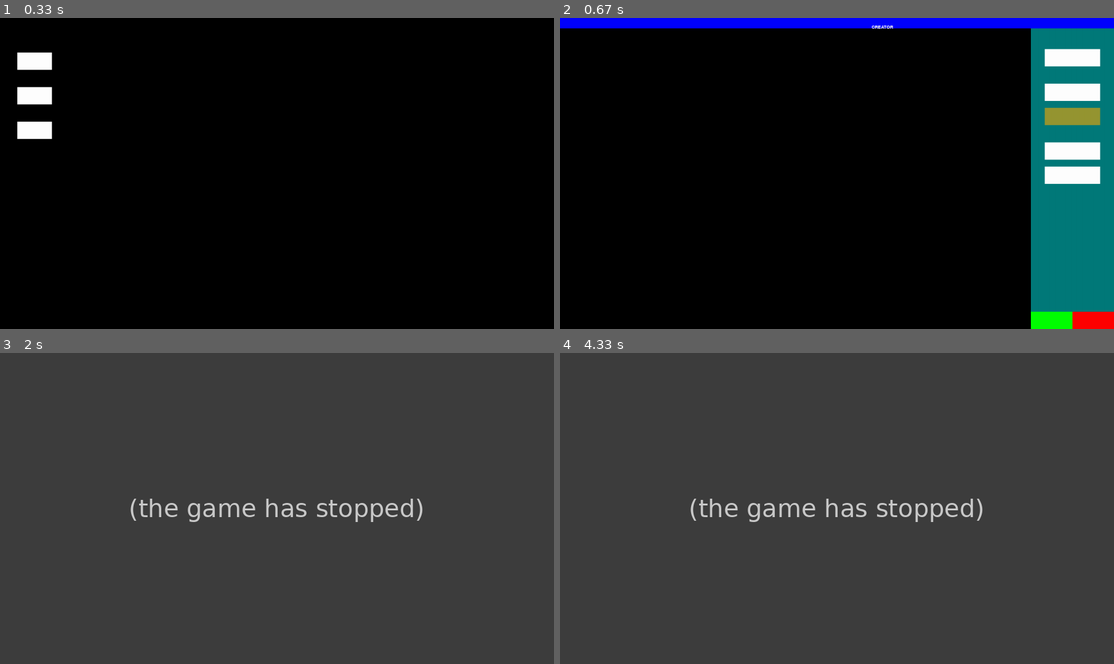
Above: before the commit, frames 1-4 (two rows, left to right).
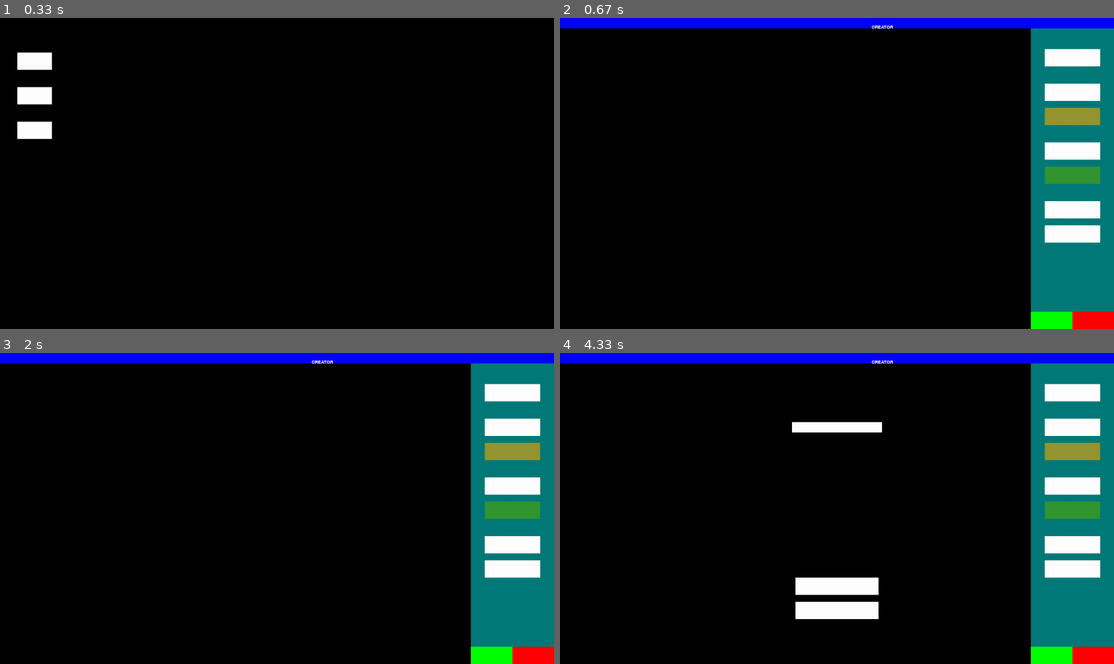
Above: after the commit, the same moments.

Repository: Markuss2b/td
Game: pygame game, started from main.py
The game is run twice, just before and just after one commit, with the same random seed, the same clock (stepped at 60 frames per second) and the same inputs.
Inputs (mouse positions are in pixels of both pictures, inside the frame that each line leads up to):
- Up to frame 1 (0.33 s): no input
- Up to frame 2 (0.67 s): click (593, 95) at 0.38 s
- Up to frame 3 (2 s): click (509, 393) at 0.72 s; click (105, 461) at 1.05 s; click (509, 486) at 1.38 s; click (288, 402) at 1.72 s
- Up to frame 4 (4.33 s): hold Esc 2.5-2.97 s; click (1069, 393) at 4.05 s

Frame 1 is identical in both runs. In frame 2, 1.7% of the frame differs, in the area x 87-98%, y 47-73%; in frame 3, 100%, in the area x 0-100%, y 0-100%; in frame 4, 100%.
Error before the commit: AttributeError: 'NoneType' object has no attribute 'get_tower_availability_map' (td_map_crea...; the game stopped at 1.73 s (later frames are placeholders)

Commit message:
Added obstacle selection menu. Added more functions for menus, to repeat less code

Diff:
--- a/td_map_creator.py
+++ b/td_map_creator.py
@@ -1,7 +1,7 @@
 import pygame
 import os
 from func import draw_text
-from model.map.map import Map, Location
+from model.map.map import Map, Location, Obstacle
 from model.map.tile_type_enum import get_tile_types
 
 # FIXME: Clicking on X returns to menu (Should quit the program)
@@ -29,18 +29,21 @@
 
         # Boolean for selecting map menu pop up
         self.load_map_menu = False
-
-        # Boolean for selecting tiles in menu
+        # Boolean for selecting tiles and obstacles in menu
         self.load_tile_menu = False
+        self.load_obstacle_menu = False
 
         # Function in tile_type_enum. Returns Dict  Example={"Grass": ["Grass1", "Grass2"]}
         self.all_tile_types = get_tile_types()
         self.selected_visual_tile_type = "None"
 
+        self.all_obstacles = self.get_obstacles_from_image_folder()
+        self.selected_obstacle = "None"
+
         # Boolean for on click actions
         self.click = False
 
-        # Which editing view has been selected, Path, Tower availability, Visual tiles
+        # Which editing view has been selected, Path, Tower availability, Visual tiles, Obstacles
         self.selected_view_mode = "Tiles"
 
         self.selected_sequence = "first_path"
@@ -57,14 +60,13 @@
         # Tiles are 85x85
         self.tile_size = 85
 
+        self.counter = 0
         self.td_map_creator_loop()
 
 
     def td_map_creator_loop(self):
-        counter = 0
-
         while self.running:
-            counter += 1
+            self.counter += 1
 
             self.screen.fill((0,0,0))
 
@@ -119,8 +121,13 @@
             pygame.draw.rect(self.screen, (255, 255, 255), see_tiles)
             pygame.draw.rect(self.screen, (150, 150, 50), open_tile_menu_button)
 
-            see_tower_avail = pygame.Rect(1400, 360, 160, 50)
-            see_sequence = pygame.Rect(1400, 430, 160, 50)
+            see_obstacles = pygame.Rect(1400, 360, 160, 50)
+            open_obstacle_menu = pygame.Rect(1400, 430, 160, 50)
+            pygame.draw.rect(self.screen, (255, 255, 255), see_obstacles)
+            pygame.draw.rect(self.screen, (50, 150, 50), open_obstacle_menu)
+
+            see_tower_avail = pygame.Rect(1400, 530, 160, 50)
+            see_sequence = pygame.Rect(1400, 600, 160, 50)
             pygame.draw.rect(self.screen, (255, 255, 255), see_tower_avail)
             pygame.draw.rect(self.screen, (255, 255, 255), see_sequence)
 
@@ -131,7 +138,7 @@
                 self.handle_path_buttons(add_path_button, remove_path_button, seq_rec)
 
             # For now, have to manually add if i add any buttons
-            self.handle_buttons(select_map, save_button, exit_button, see_tiles, see_tower_avail, see_sequence, tile_map, open_tile_menu_button)
+            self.handle_buttons(select_map, save_button, exit_button, see_tiles, see_tower_avail, see_sequence, tile_map, open_tile_menu_button, open_obstacle_menu, see_obstacles)
 
 
             draw_text("CREATOR", self.font, (255, 255, 255), self.screen, 900, 20)
@@ -145,6 +152,7 @@
                     if event.key == pygame.K_ESCAPE:
                         self.load_map_menu = False
                         self.load_tile_menu = False
+                        self.load_obstacle_menu = False
 
                         # Without this click would stay TRUE (if clicked on anything) and would click on anything hovered after closing the POP-UP
                         self.click = False
@@ -167,7 +175,7 @@
             self.clock.tick(60)
 
 
-    def handle_buttons(self, select_map, save_button, exit_button, see_tiles, see_tower_avail, see_sequence, tile_map, open_tile_menu_button):
+    def handle_buttons(self, select_map, save_button, exit_button, see_tiles, see_tower_avail, see_sequence, tile_map, open_tile_menu_button, open_obstacle_menu, see_obstacles):
 
         # Map menu pop up and its functionality
         # FIXME: MAX 10 MAPS
@@ -176,6 +184,8 @@
             self.create_new_map(map_menu_left, map_menu_top, map_menu_width, map_menu_length)
         elif self.load_tile_menu == True:
             self.open_tile_menu()
+        elif self.load_obstacle_menu == True:
+            self.open_obstacle_menu()
 
         # Main Map Creator UI Buttons
         else:
@@ -200,7 +210,17 @@
 
             if open_tile_menu_button.collidepoint(self.mx, self.my):
                 if self.click:
-                    self.load_tile_menu = True
+                    if self.selected_view_mode == "Tiles":
+                        self.load_tile_menu = True
+
+            if see_obstacles.collidepoint(self.mx, self.my):
+                if self.click:
+                    self.selected_view_mode = "Obstacles"
+
+            if open_obstacle_menu.collidepoint(self.mx, self.my):
+                if self.click:
+                    if self.selected_view_mode == "Obstacles":
+                        self.load_obstacle_menu = True
 
             if see_tower_avail.collidepoint(self.mx, self.my):
                 if self.click:
@@ -209,8 +229,6 @@
             if see_sequence.collidepoint(self.mx, self.my):
                 if self.click:
                     self.selected_view_mode = "Sequence"
-                    # TODO: Create sequence view
-                    # Clicking tile either adds a number if possible, or removes a number if number already exists
 
 
             # For selecting tiles in the map
@@ -281,10 +299,7 @@
 
                     self.map_selected.recreate_map_from_folder()
 
-        # If Click outside of Map menu, close map menu
-        if not map_menu.collidepoint(self.mx, self.my):
-            if self.click:
-                self.load_map_menu = False
+        self.click_outside_menu(map_menu)
 
         return map_menu_left, map_menu_top, map_menu_width, map_menu_length
 
@@ -345,23 +360,70 @@
             base_y += self.tile_size + 20
             base_x = tile_menu_left + 20
 
-
-        # For selecting which visual tile will be used for placement
-        for tile_type in all_tile_type_rect:
-            if tile_type[0].collidepoint(self.mx, self.my):
-                if self.click:
-                    self.selected_visual_tile_type = tile_type[1]
+        self.select_menu_functionality(self.selected_view_mode, all_tile_type_rect, tile_menu)
+
+
+    # TODO: Maybe try to make a function for similar menus
+    def open_obstacle_menu(self):
+        obstacle_menu_left = 370
+        obstacle_menu_top = 100
+        obstacle_menu_width = 545
+        obstacle_menu_length = 700
+        obstacle_menu = pygame.Rect(obstacle_menu_left, obstacle_menu_top, obstacle_menu_width, obstacle_menu_length)
+        pygame.draw.rect(self.screen, (0, 0, 0), obstacle_menu)
+
+        all_obstacle_rect = []
+        base_x = obstacle_menu_left + 20
+        base_y = obstacle_menu_top + 20
+
+        for i in range(len(self.all_obstacles)):
+            # 5 in a row
+            if (i+1) % 6 == 0:
+                base_x = obstacle_menu_left + 20
+                base_y += (i+1) / 5 * self.tile_size + 20
+
+            obstacle_name = self.all_obstacles[i]
+            # Draws the obstacle images
+            obstacle_img = pygame.image.load(f'images/Obstacles/{obstacle_name}')
+            obstacle_img = pygame.transform.scale(obstacle_img, (self.tile_size, self.tile_size))
+            self.screen.blit(obstacle_img, (base_x, base_y))
+
+            obstacle_rect = pygame.Rect(base_x, base_y, self.tile_size, self.tile_size)
+
+            all_obstacle_rect.append([obstacle_rect, obstacle_name])
+
+            base_x += self.tile_size + 20
+
+        self.select_menu_functionality(self.selected_view_mode, all_obstacle_rect, obstacle_menu)
+
+
+    def select_menu_functionality(self, menu_type, all_something_rect, something_menu):
+
+        # For selecting which obstacle will be used for placement
+        for something_rect in all_something_rect:
+            if something_rect[0].collidepoint(self.mx, self.my):
+                if self.click:
+                    if menu_type == "Obstacles":
+                        self.selected_obstacle = something_rect[1]
+                    elif menu_type == "Tiles":
+                        self.selected_visual_tile_type = something_rect[1]
 
             # Adds a border on the selected Tile
-            if tile_type[1] == self.selected_visual_tile_type:
-                selected_tile_img = pygame.image.load(f'images/Assets/select.png')
-                selected_tile_img = pygame.transform.scale(selected_tile_img, (self.tile_size, self.tile_size))
-                self.screen.blit(selected_tile_img, (tile_type[0].x, tile_type[0].y))
-
-        # If Click outside of Map menu, close map menu
-        if not tile_menu.collidepoint(self.mx, self.my):
+            if menu_type == "Obstacles" and something_rect[1] == self.selected_obstacle or menu_type == "Tiles" and something_rect[1] == self.selected_visual_tile_type:
+                selected_img = pygame.image.load(f'images/Assets/select.png')
+                selected_img = pygame.transform.scale(selected_img, (self.tile_size, self.tile_size))
+                self.screen.blit(selected_img, (something_rect[0].x, something_rect[0].y))
+
+            self.click_outside_menu(something_menu)
+
+
+    def click_outside_menu(self, something_menu):
+        # If Click outside of menu, close menu
+        if not something_menu.collidepoint(self.mx, self.my):
             if self.click:
+                self.load_obstacle_menu = False
                 self.load_tile_menu = False
+                self.load_map_menu = False
 
 
     # Gets accurate UI Location for Tile
@@ -454,3 +516,7 @@
                     num_img = pygame.image.load(f'images/Numbers/{tile_num}.png')
                     num_img = pygame.transform.scale(num_img, (85, 85))
                     self.screen.blit(num_img, (tile_x, tile_y))
+
+
+    def get_obstacles_from_image_folder(self):
+        return os.listdir("images/Obstacles")
--- a/thoughts/OpenGL_ideas.txt
+++ b/thoughts/OpenGL_ideas.txt
@@ -5,3 +5,5 @@
 Game
 - Lighting
 - Vibrant
+
+- Collision between bullets and enemies (simple squares most likely)
Binary file added: images/Obstacles/0.png
Binary file added: images/Obstacles/1.png
Binary file added: images/Obstacles/2.png
Binary file added: images/Obstacles/3.png
Binary file added: images/Obstacles/4.png
Binary file added: images/Obstacles/5.png
Binary file added: images/Obstacles/6.png
Binary file added: images/Obstacles/7.png
Binary file added: images/Obstacles/8.png
